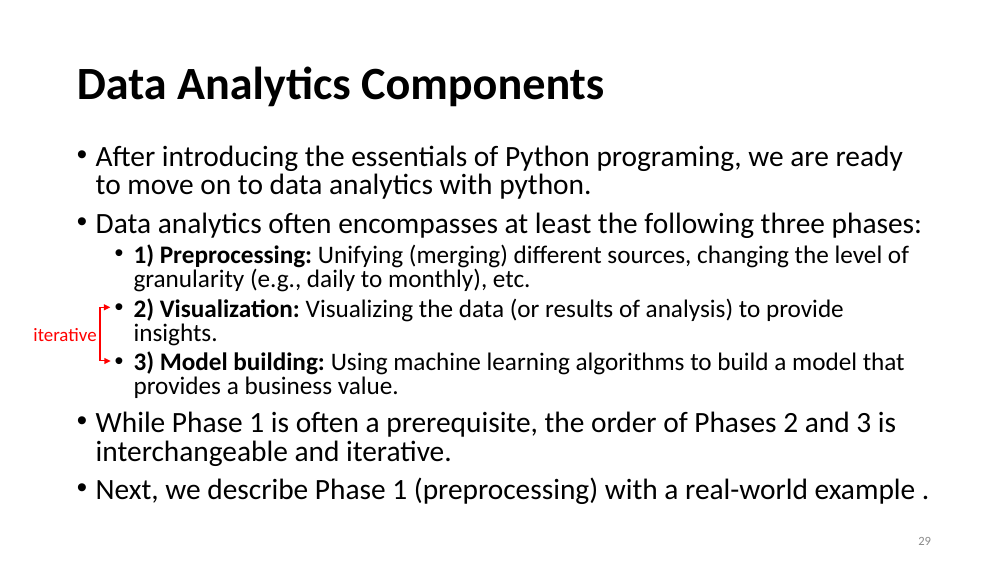
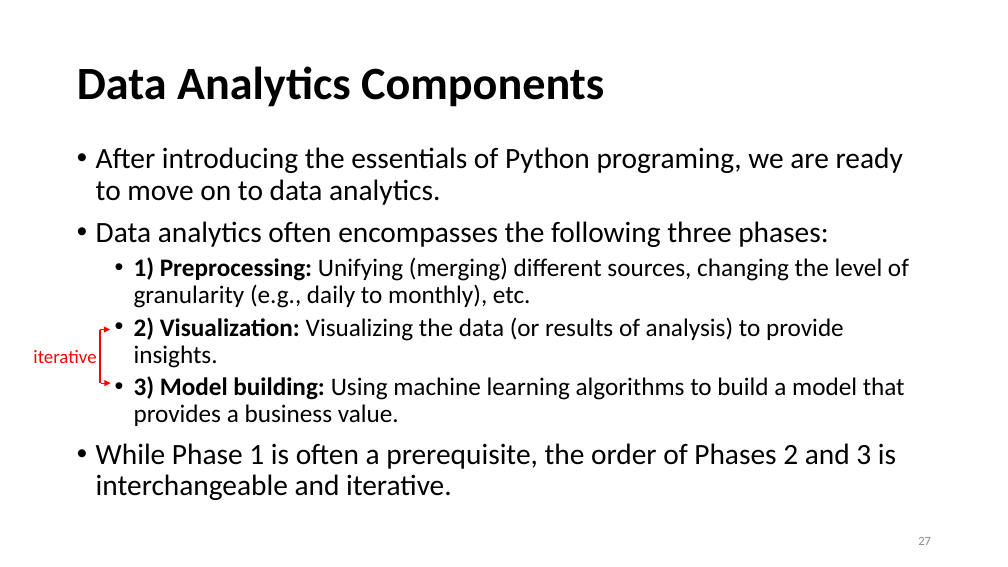
Before and after one commit to ailab-ua/courses, a slide deck: slide 27 of resources/PythonReview_1.pptx (slide 29 before the commit). Drawn at 1008x567 pixels with LibreOffice and Linux fonts; fonts in the diff are those of the drawing. Boxes give left, top, right and bottom in pixels: in the first picture for what was removed or moved away, otherwise in the second. Text is boxed around its words. In the diff, an @@ line names an element or a change of style, - is before the commit and + after.

Commit message:
Adding updated Python review slides.

```diff
--- a/resources/PythonReview_1.pptx
+++ b/resources/PythonReview_1.pptx
@@ text at (96, 147, 903, 247): text changed @@
-• After introducing the essentials of Python programing, we are ready to move on to data analytics with python.
-• Data analytics often encompasses at least the following three phases:
+• After introducing the essentials of Python programing, we are ready to move on to data analytics.
+• Data analytics often encompasses the following three phases:
@@ text at (96, 257, 909, 500): line spacing 0.8 to 0.9 @@
@@ 2 arrows, 1 text, 1 line: place and size @@
-2 arrows, 1 text, 1 line at (33, 308, 110, 361)
+2 arrows, 1 text, 1 line at (33, 330, 110, 383)
@@ text at (96, 477, 916, 504): paragraph removed @@
-• Next, we describe Phase 1 (preprocessing) with a real-world example .
@@ page number at (918, 537, 931, 545): text changed @@
-29
+27
```
Also in this commit, not shown: 21 other slides changed, 1 slide added, 3 slides removed.
